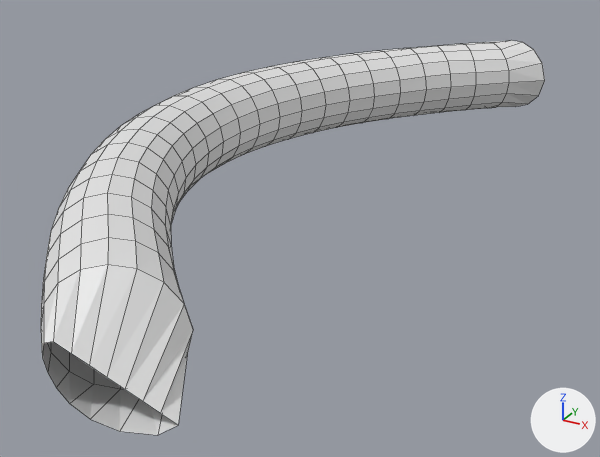
The OBJ model docs/meshes/curved_rings.obj as it was, and as the next commit left it.
Rendered twice from a camera (50 mm lens) standing at (1.257, -1.766, 0.646) and looking at (0.327, -0.075, -0.2). Arrows for +X, +Y and +Z are at lower right; the lights stay in place. The older version comes first. Mesh edges are drawn as thin lines. Where no turn or scale is listed for an object, it has been applied to the vertices.

Objects in the first picture: 'curved_rings'.
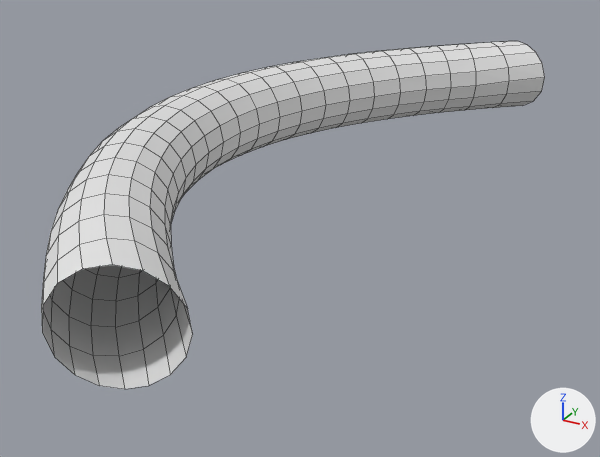
Boxes [x1, y1, x2, y2] around the edits, measured in the pictures (600 x 457 px; the box of a moved part takes in the faces that stretch with it):
'curved_rings', reshaped (12% shorter)
    before: [41, 40, 545, 435]
    after: [41, 41, 545, 389]
part 1 of me_curved_rings, moved or reshaped
    before: [438, 40, 545, 113]
    after: [438, 41, 545, 113]
part 2 of me_curved_rings, moved or reshaped
    before: [79, 48, 422, 190]
    after: [78, 49, 422, 192]
part 3 of me_curved_rings, cut back
    before: [41, 238, 193, 435]
    after: [41, 238, 193, 389]

Patch to the scene script:
```diff
--- a/docs/meshes/curved_rings.obj.py
+++ b/docs/meshes/curved_rings.obj.py
@@ me_curved_rings @@
 # used by ob_curved_rings; location = (0.0, 0.0, 0.0)
-me_curved_rings.from_pydata(...)  # 400 vertices, 384 faces; spans x -0.11..0.67, y -1.05..1.05, z -0.11..0.11
+me_curved_rings.from_pydata(...)  # 384 vertices, 368 faces; spans x -0.11..0.67, y -0.99..1.05, z -0.11..0.11
+# me_curved_rings part 1
+# 4 vertices in x 0.42..0.45, y 0.83..0.86, z -0.11..0.11 move by (-0.01, 0.01, 0.0)
+# 3 vertices in x 0.4..0.67, y 0.96..1.05, z -0.05..0.0 move by (0.0, 0.0, 0.01)
+# 3 vertices in x 0.5..0.53, y 0.91..0.93, z -0.11..0.11 move by (-0.02, 0.01, 0.0)
+# 24 vertices move from x 0.37..0.65, y 0.81..1.05, z -0.11..0.11 to x 0.36..0.66, y 0.82..1.04, z -0.11..0.11
+# me_curved_rings part 2
+# 58 vertices in x -0.07..0.27, y -0.4..0.62, z -0.11..0.11 move by (-0.01, 0.0, 0.0)
+# 12 vertices in x -0.06..0.22, y 0.1..0.66, z -0.11..0.11 move by (-0.01, 0.01, 0.0)
+# 6 vertices in x 0.02..0.17, y -0.45..-0.3, z -0.11..0.11 move by (-0.01, -0.01, 0.0)
+# 4 vertices in x 0.09..0.13, y -0.49..-0.47, z -0.11..0.11 move by (0.0, -0.01, 0.0)
+# 3 vertices in x 0.09..0.13, y -0.09..0.27, z -0.07 move by (-0.01, 0.0, -0.01)
+# 3 vertices in x 0.09..0.13, y -0.09..0.27, z 0.07 move by (-0.01, 0.0, 0.01)
+# 17 vertices move within x -0.05..0.23, y -0.21..0.64, z -0.11..0.11
+# me_curved_rings part 3
+# 16 vertices are removed from x 0.45..0.64, y -1.05..-0.89, z -0.11..0.03
+# 18 faces are deleted
+# 9 vertices move from x 0.38..0.61, y -1.01..-0.89, z -0.1..0.1 to x 0.39..0.59, y -0.99..-0.89, z -0.1..0.1
+# 2 new faces join them
```
